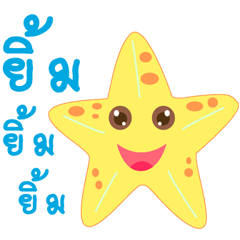
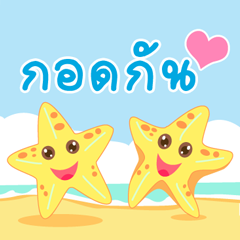
Two versions of the same layered image (240 x 240). Layer-by-layer changes:
added layer "Layer 2" above "Layer 1" over left=0, top=0, right=240, bottom=20
painted on "Layer 1" over left=0, top=11, right=240, bottom=229
added layer "Layer 3" over left=0, top=215, right=240, bottom=240
